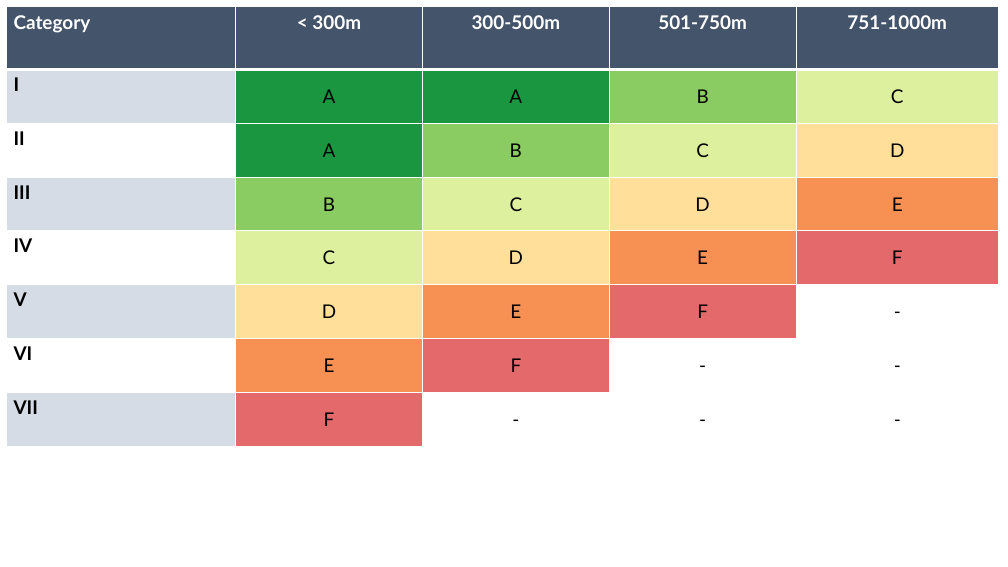
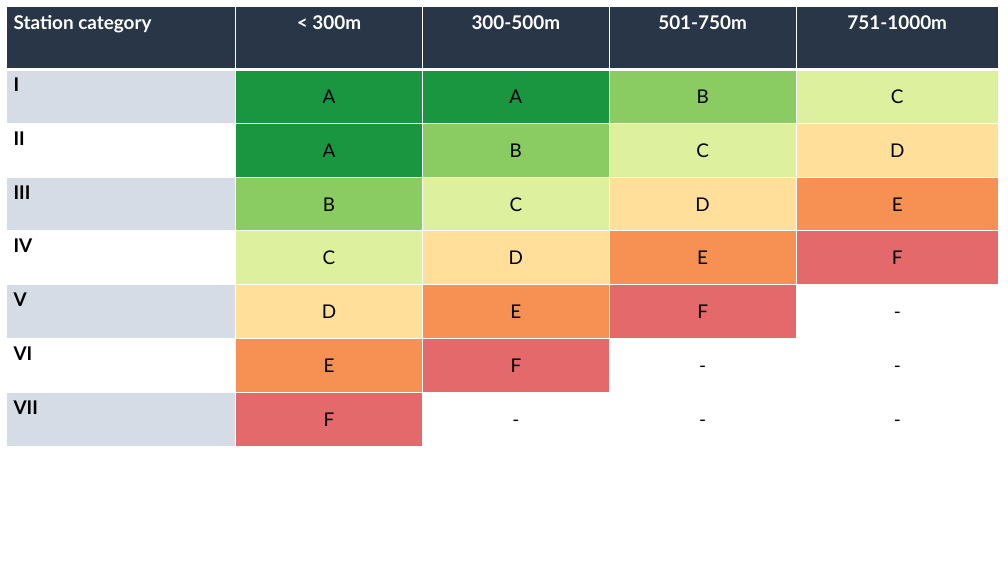
Before and after one commit to goat-community/goat, a slide deck: slide 4 of apps/docs/static/img/toolbox/accessibility_indicators/gueteklassen/ÖV Güteklassen Docs.pptx. Drawn at 1008x567 pixels with LibreOffice and Linux fonts; fonts in the diff are those of the drawing. Boxes give left, top, right and bottom in pixels: in the first picture for what was removed or moved away, otherwise in the second. Text is boxed around its words. In the diff, an @@ line names an element or a change of style, - is before the commit and + after.

```diff
--- a/apps/docs/static/img/toolbox/accessibility_indicators/gueteklassen/ÖV Güteklassen Docs.pptx
+++ b/apps/docs/static/img/toolbox/accessibility_indicators/gueteklassen/ÖV Güteklassen Docs.pptx
@@ table at <box>6,7,999,446</box> @@
-row 1, column 1: Category
+row 1, column 1: Station category
@@ fill #44546A to #283647 in row 1 @@
```
Also in this commit, not shown: 3 other slides changed, 9 other files.
